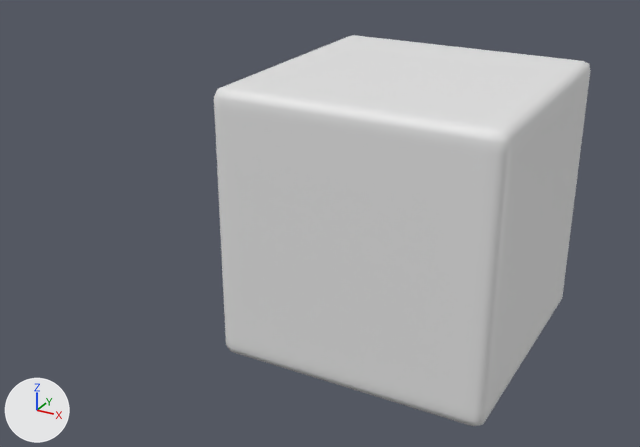
Before and after pictures for a commit that changed the FBX model GameBase/GameBase/assets/VisualTarget/Reuben/Bus2.fbx.
Rendered twice from a 50 mm camera at (6.36, -13.74, 6.81) aimed at (-0.79, -0.75, 0.31). Lighting does not change. The marker at lower left points along +X, +Y and +Z.
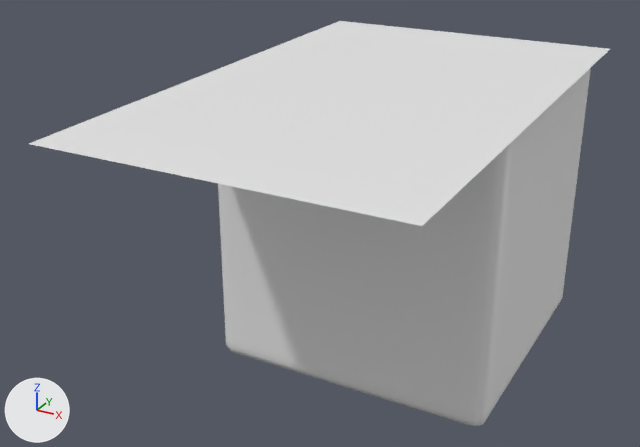
Location of each change, [x1, y1, x2, y2] in pixels of the pictures (640 x 447 px):
```json
{"object": "Cube", "change": "reshaped", "before": [214, 35, 591, 427], "after": [29, 21, 610, 427]}
{"part": 1, "of": "me_cube", "change": "added", "after": [29, 21, 610, 226]}
```

Edits to the scene script, one JSON object a line:
```json
{"block": "me_cube", "where": "# used by ob_cube; location = (0.0, 0.0, 0.0)"}
{"op": "remove", "block": "me_cube", "code": "me_cube.from_pydata(...)  # 5780 vertices, 11392 faces; spans x -2.85..2.71, y -1.28..4.23, z -2.71..2.71"}
{"op": "add", "block": "me_cube", "code": "me_cube.from_pydata(...)  # 5784 vertices, 11394 faces; spans x -3.07..2.97, y -5.22..4.33, z -2.71..2.92"}
{"block": "me_cube", "change": "me_cube part 1: 4 vertices added at x -3.07..2.97, y -5.22..4.33, z 2.78..2.92"}
```
